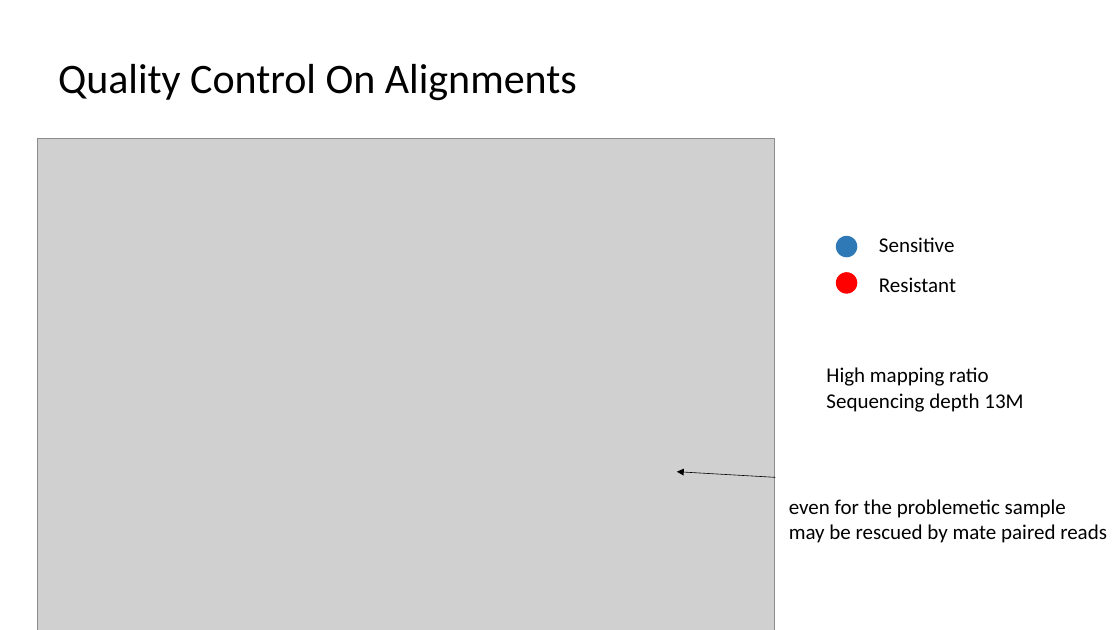
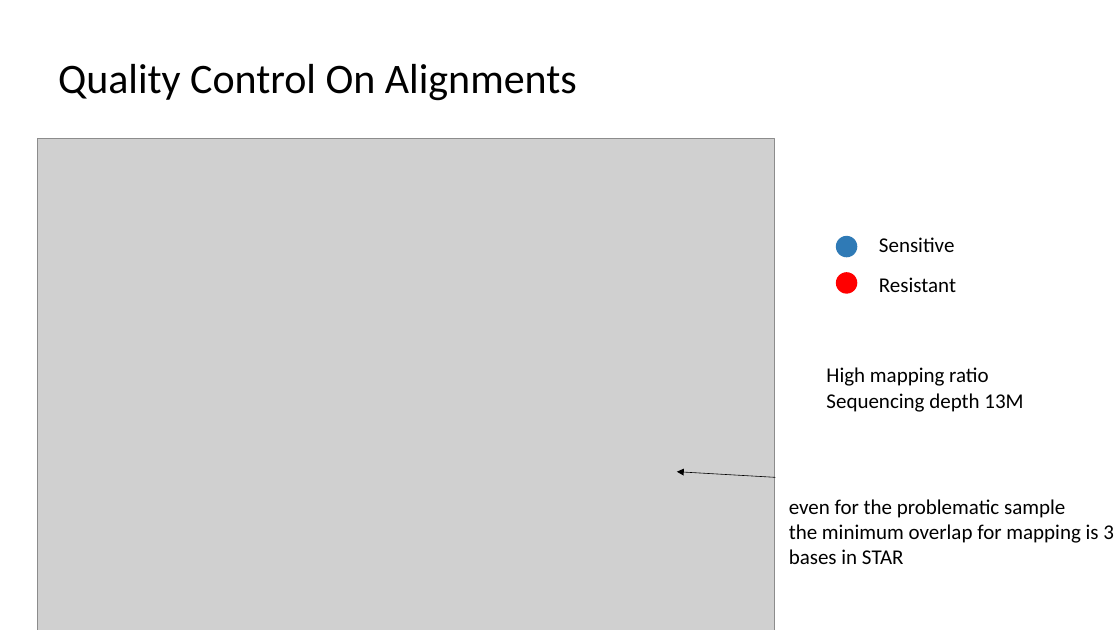
Before and after one commit to georgedashen/ANGSD_final, a slide deck: slide 11 of ANGSD_final.pptx. Drawn at 1120x630 pixels with LibreOffice and Linux fonts; fonts in the diff are those of the drawing; grey boxes stand for pictures. Boxes give left, top, right and bottom in pixels: in the first picture for what was removed or moved away, otherwise in the second. Text is boxed around its words. In the diff, an @@ line names an element or a change of style, - is before the commit and + after.

```diff
--- a/ANGSD_final.pptx
+++ b/ANGSD_final.pptx
@@ text at [789,499,1114,564]: text changed @@
-even for the problemetic sample
-may be rescued by mate paired reads
+even for the problematic sample
+the minimum overlap for mapping is 3
+bases in STAR
```
Also in this commit, not shown: 8 other slides changed, 4 slides added, 1 other file.
